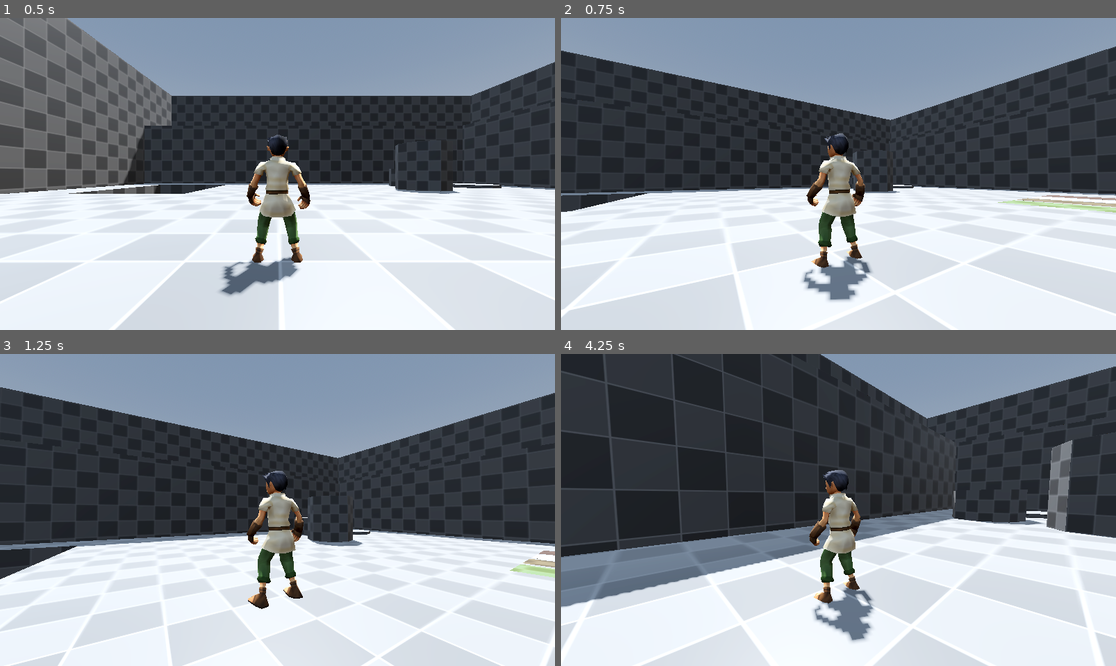
Above: before the commit, frames 1-4 (two rows, left to right).
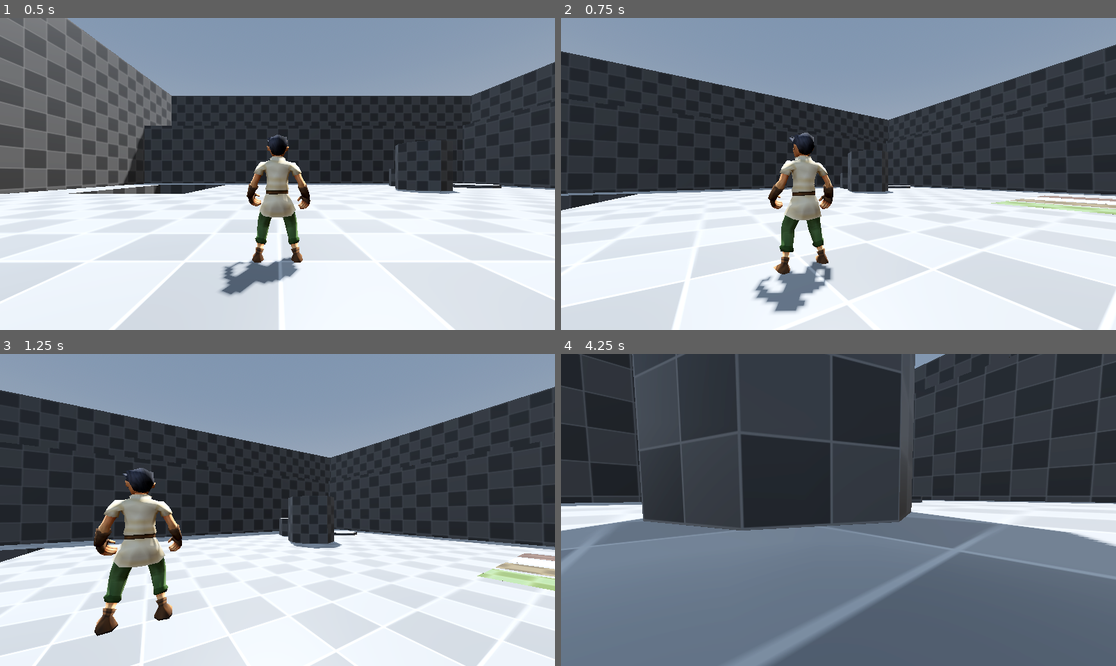
Above: after the commit, the same moments.

Repository: notQuiteTrash/ocarina-mimic
Game: Godot game, scene res://scenes/start.tscn
Same seed, same stepped clock (60 frames per second), same inputs: the game is played once before the commit and once after it.
Inputs (mouse positions are in pixels of both pictures, inside the frame that each line leads up to):
- Up to frame 1 (0.5 s): no input
- Up to frame 2 (0.75 s): tap Enter at 0.5 s; move the mouse to (866, 174) at 0.52 s; hold W (move_forward) from 0.53 s (still down); click (866, 174) at 0.67 s
- Up to frame 3 (1.25 s): keep holding W (move_forward); tap Space (move_jump) at 0.77 s
- Up to frame 4 (4.25 s): keep holding W (move_forward); move the mouse to (810, 510) at 1.27 s; tap Space (move_jump) at 1.52, 3.02, 3.77 s; move the mouse to (849, 503) at 2.02 s; move the mouse to (832, 516) at 2.77 s; click (832, 516) at 2.92 s; move the mouse to (877, 513) at 3.52 s

Frame 1 is identical in both runs. In frame 2, 9.7% of the frame differs, in the area x 0-100%, y 8-100%; in frame 3, 13%; in frame 4, 58%, in the area x 0-100%, y 0-100%.

Commit message:
working on camera rig and movement

Diff:
--- a/scenes/player.tscn
+++ b/scenes/player.tscn
@@ -18,6 +18,7 @@
 
 [node name="SpringArm3D" type="SpringArm3D" parent="." unique_id=781582307]
 transform = Transform3D(1, 0, 0, 0, 1, 0, 0, 0, 1, 0, 1.3883102, 0)
+top_level = true
 shape = SubResource("SphereShape3D_dqkch")
 spring_length = 2.0
 script = ExtResource("2_qhqgy")
--- a/scripts/camera_rig.gd
+++ b/scripts/camera_rig.gd
@@ -3,6 +3,8 @@
 @onready var camera : Camera3D = $Camera3D
 # The above is "Syntactic Sugar", and it could also be written as:
 # @onready var camera : Camera3D = get_node("Camera3D")
+@onready var player: Node3D = get_parent()
+
 @export var turn_rate := 250.0
 @export var mouse_sens := .30
 var mouse_input : Vector2 = Vector2()
@@ -31,3 +33,6 @@
 		Input.mouse_mode = Input.MOUSE_MODE_VISIBLE
 	elif event is InputEventMouseButton and event.button_index == MOUSE_BUTTON_LEFT and Input.mouse_mode == Input.MOUSE_MODE_VISIBLE:
 		Input.mouse_mode = Input.MOUSE_MODE_CAPTURED
+
+func _physics_process(delta: float) -> void:
+	camera.position += player.position
--- a/scripts/player.gd
+++ b/scripts/player.gd
@@ -29,3 +29,7 @@
 		velocity.z = move_toward(velocity.z, 0, speed)
 
 	move_and_slide()
+	turn_to(direction)
+
+func turn_to(direction: Vector3) -> void:
+	pass
